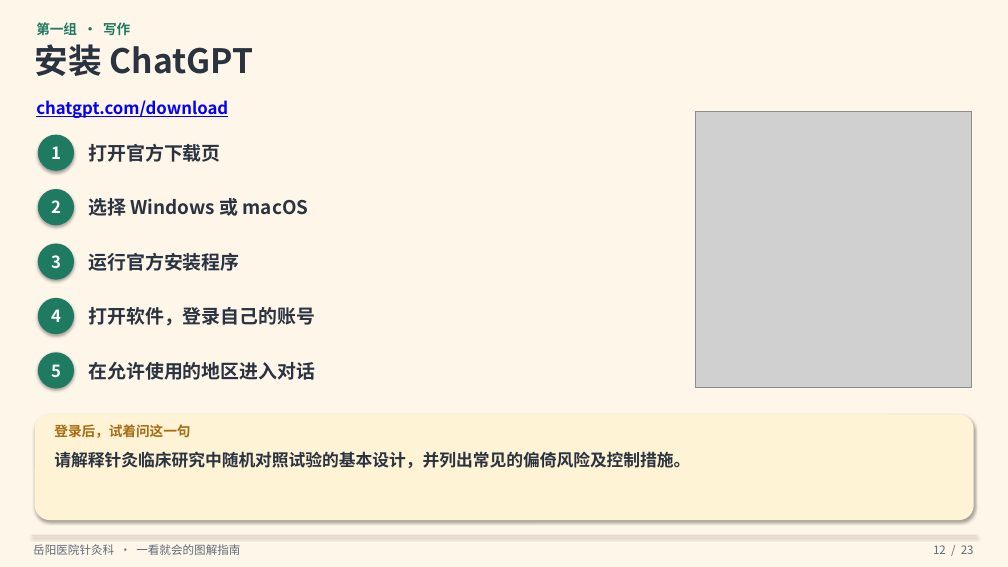
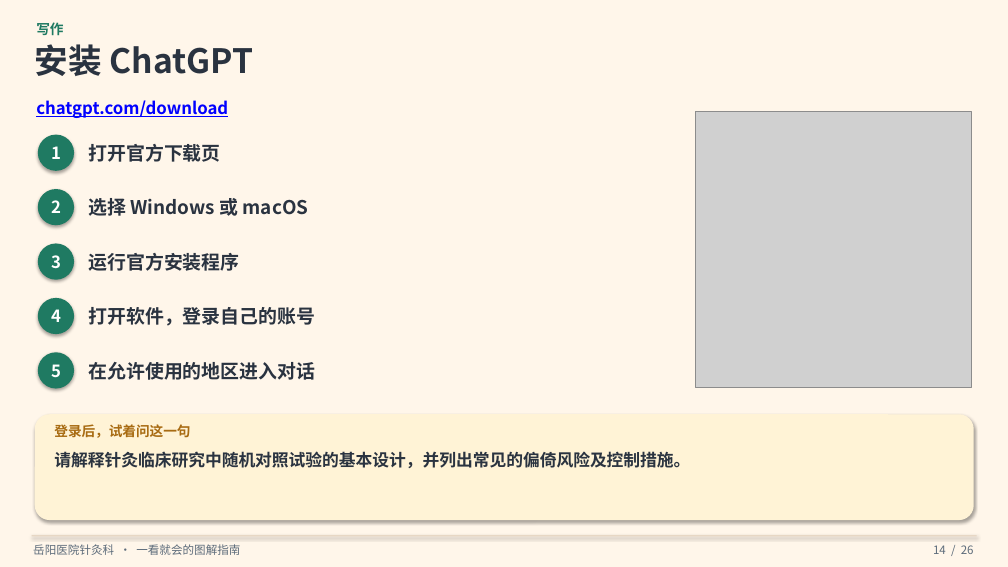
Before and after one commit to hujigang2010-maker/AIDEN, a slide deck: slide 14 of output/岳阳医院针灸科-VPN及国外AI软件安装使用指南.pptx (slide 12 before the commit). Drawn at 1008x567 pixels with LibreOffice and Linux fonts; fonts in the diff are those of the drawing; grey boxes stand for pictures. Boxes give left, top, right and bottom in pixels: in the first picture for what was removed or moved away, otherwise in the second. Text is boxed around its words. In the diff, an @@ line names an element or a change of style, - is before the commit and + after.

```diff
--- a/output/岳阳医院针灸科-VPN及国外AI软件安装使用指南.pptx
+++ b/output/岳阳医院针灸科-VPN及国外AI软件安装使用指南.pptx
@@ text at (x1=36, y1=22, x2=63, y2=36): text changed @@
-第一组 · 写作
+写作
@@ text at (x1=933, y1=545, x2=974, y2=554): text changed @@
-12 / 23
+14 / 26
```
Also in this commit, not shown: 20 other slides changed, 5 slides added, 2 slides removed, 4 other files.
